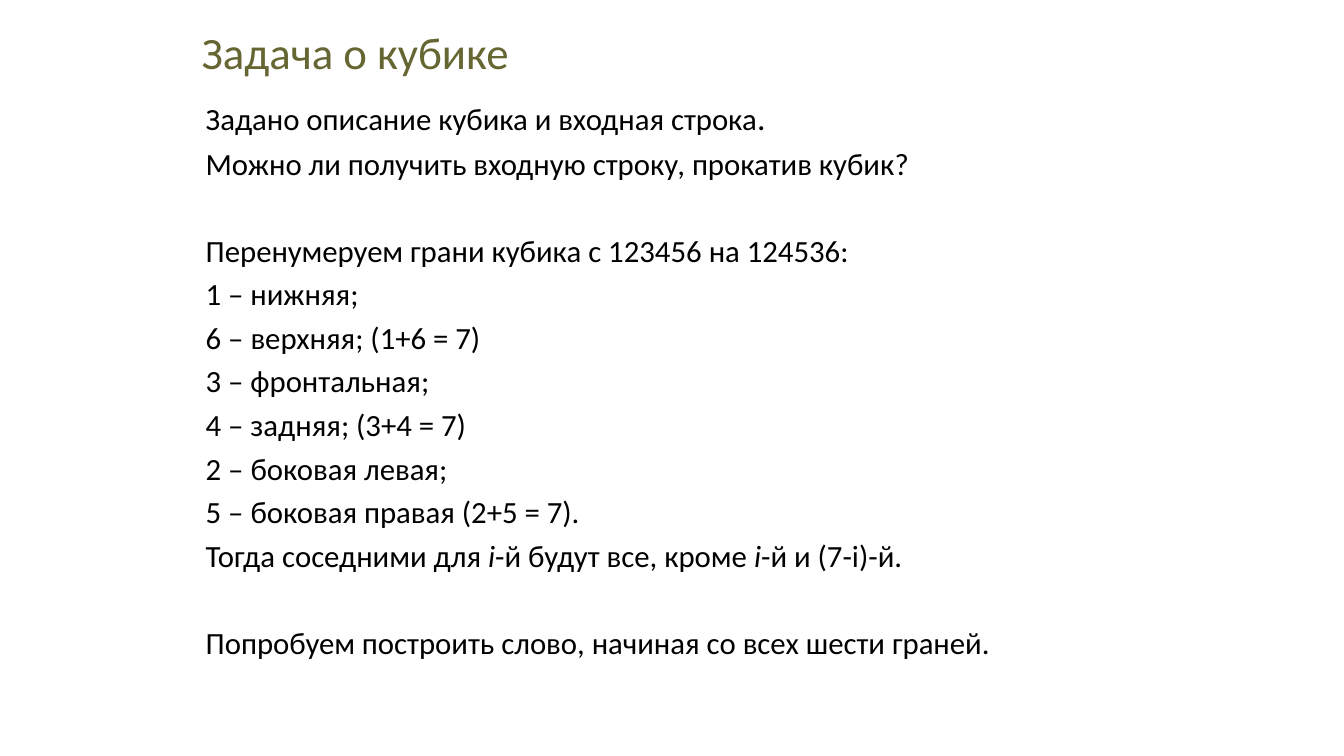
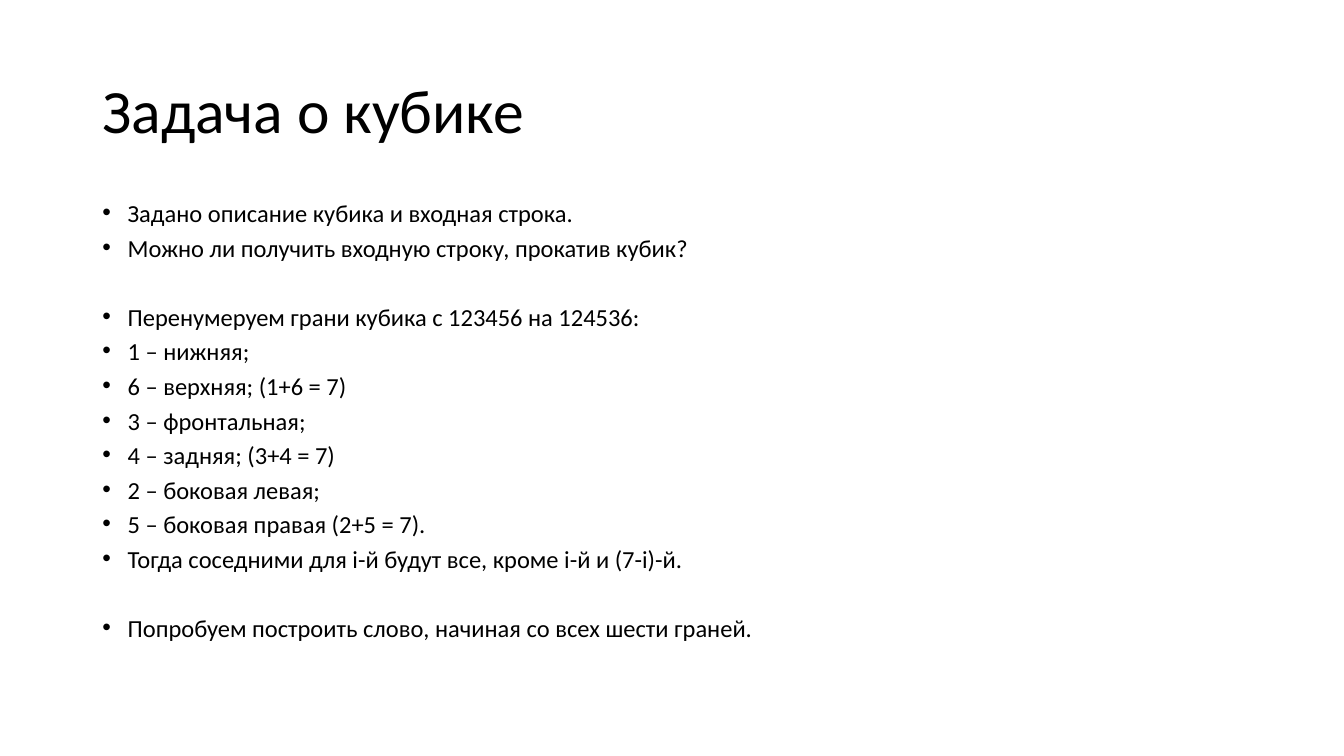
Before and after one commit to Evgueni-Petrov-aka-espetrov/Algorithms-and-Programming-in-C-pptx, a slide deck: slide 28 of 20 Алгоритмы с возвратом.pptx (slide 37 before the commit). Drawn at 1344x756 pixels with LibreOffice and Linux fonts; fonts in the diff are those of the drawing. Boxes give left, top, right and bottom in pixels: in the first picture for what was removed or moved away, otherwise in the second. Text is boxed around its words. In the diff, an @@ line names an element or a change of style, - is before the commit and + after.

```diff
--- a/20 Алгоритмы с возвратом.pptx
+++ b/20 Алгоритмы с возвратом.pptx
@@ title "Задача о кубике": place and size @@
-title "Задача о кубике" at bbox=[202, 38, 509, 77]
+title "Задача о кубике" at bbox=[102, 91, 525, 143]
@@ title "Задача о кубике" at bbox=[102, 91, 525, 143]: size 32 to 44 pt, text colour #666633 to #000000 @@
@@ text "Задано описание кубика и входная ...": place and size @@
-text "Задано описание кубика и входная ..." at bbox=[206, 109, 990, 659]
+text "Задано описание кубика и входная ..." at bbox=[128, 205, 752, 641]
@@ text "Задано описание кубика и входная ..." at bbox=[128, 205, 752, 641]: size 22 to 17.5 pt; size 24 to 17.5 pt in "строка."; italic off in "i-й i-й"; bullet none to •; line spacing 0.8 to 0.7 @@
```
Also in this commit, not shown: 4 other slides changed, 1 slide added, 16 slides removed.
